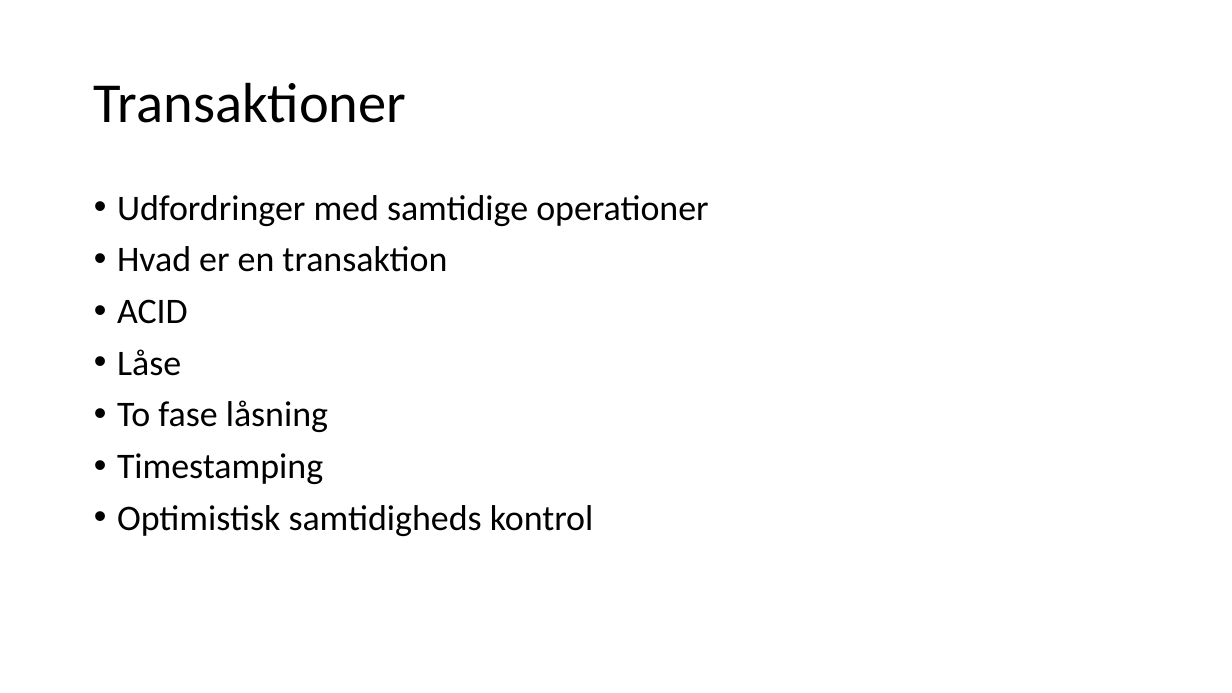
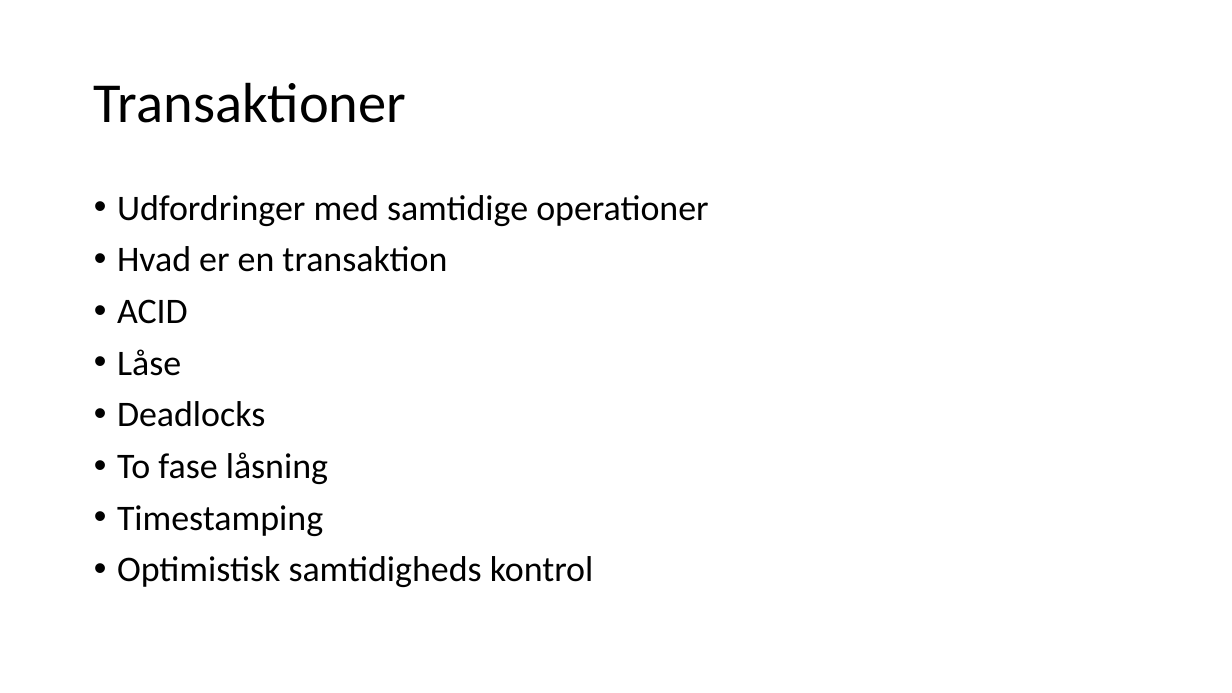
Before and after one commit to JensErikPedersen/misc, a slide deck: slide 2 of eventmanagement/Præsentation.pptx. Drawn at 1232x693 pixels with LibreOffice and Linux fonts; fonts in the diff are those of the drawing. Boxes give left, top, right and bottom in pixels: in the first picture for what was removed or moved away, otherwise in the second. Text is boxed around its words. In the diff, an @@ line names an element or a change of style, - is before the commit and + after.

```diff
--- a/eventmanagement/Præsentation.pptx
+++ b/eventmanagement/Præsentation.pptx
@@ text at box(117, 401, 265, 427): paragraph added @@
+• Deadlocks
```
Also in this commit, not shown: 4 slides added, 1 other file.
